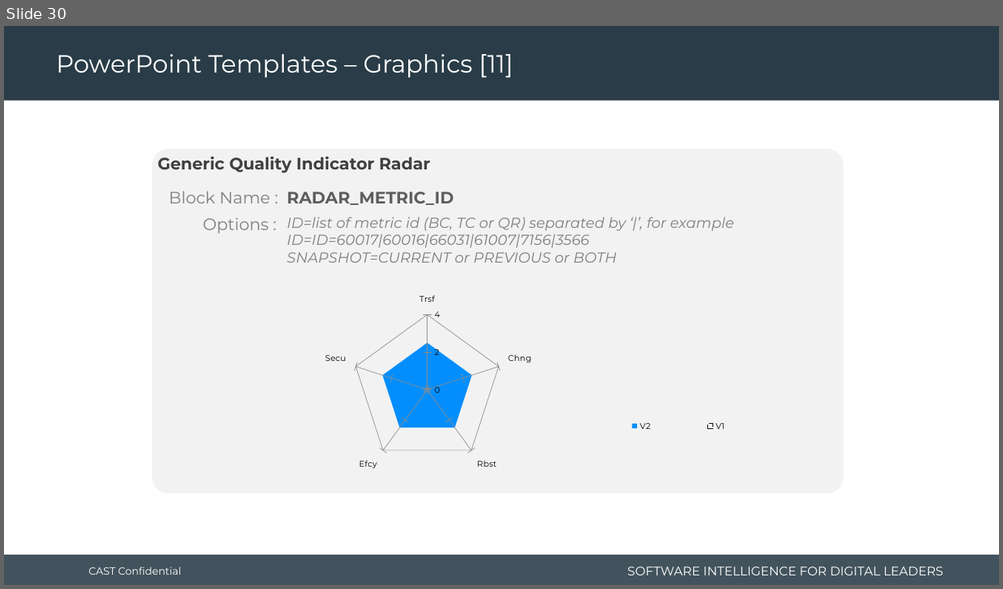
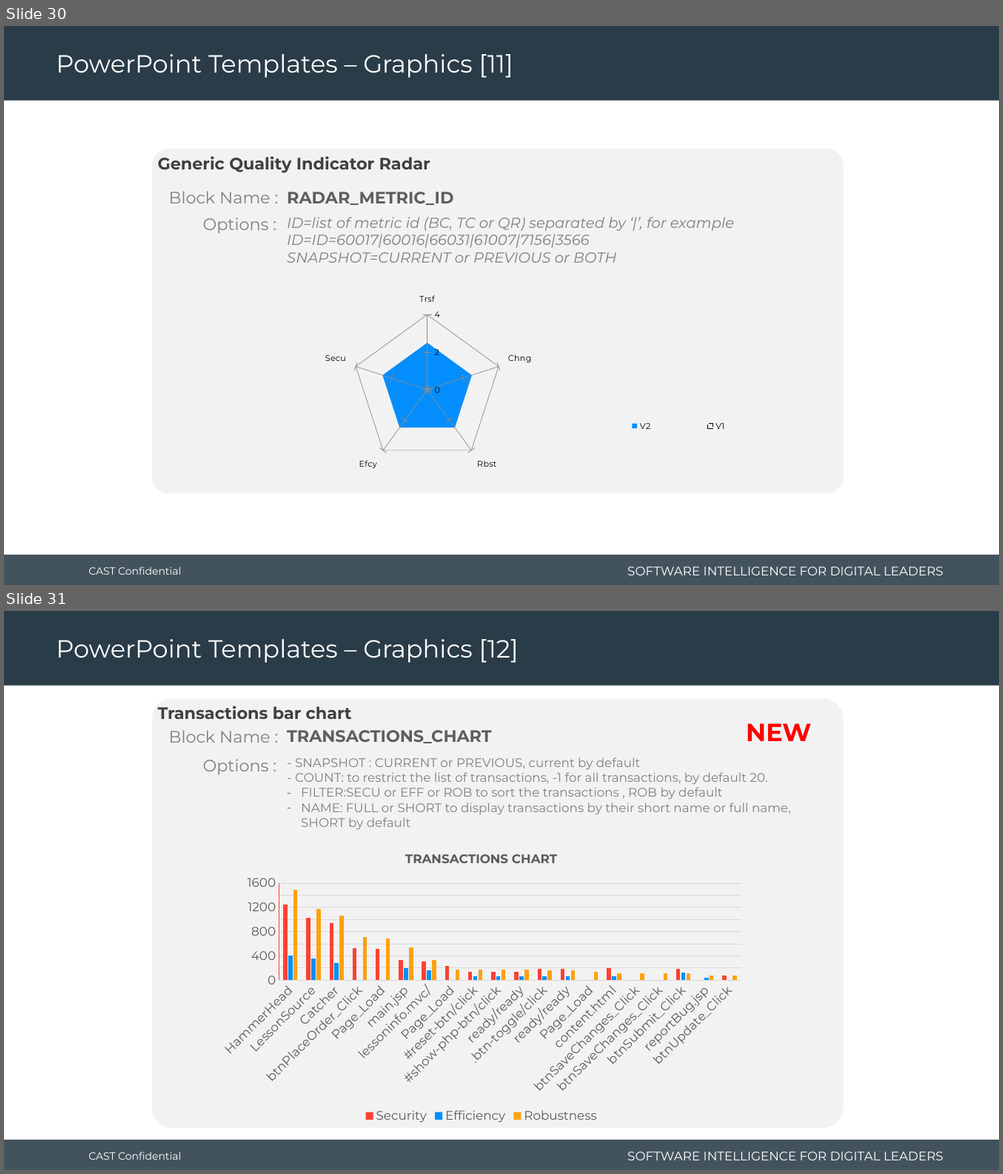
Before and after one commit to CAST-projects/CAST-ReportGenerator, a slide deck: CastReporting.Reporting.Core/Templates/Application/Component library/1- Powerpoint-components-library.pptx. Shown one above the other, each under a label of ours: slide 30 before the commit, slides 30 and 31 after it. The pictures are 1003x589 and 1003x1174 pixels, drawn with LibreOffice and Linux fonts; fonts in the diff are those of the drawing; background and template pictures are left out. Boxes give left, top, right and bottom in pixels: in the first picture for what was removed or moved away, otherwise in the second. Text is boxed around its words. In the diff, an @@ line names an element or a change of style, - is before the commit and + after.

Commit message:
REPORTGEN-783: add fullname option and update library reports templates

```diff
--- a/CastReporting.Reporting.Core/Templates/Application/Component library/1- Powerpoint-components-library.pptx
+++ b/CastReporting.Reporting.Core/Templates/Application/Component library/1- Powerpoint-components-library.pptx
@@ slide 31 added at bbox=[4, 611, 999, 1170], background #FFFFFF; not listed: 4 template elements that a slide beside it also shows @@
@@ title added at bbox=[56, 639, 518, 663], 24 pt, text #FFFFFF @@
+PowerPoint Templates – Graphics [12]
@@ text added at bbox=[745, 723, 811, 741], 24 pt, text #FF0000, bold @@
+NEW
@@ group added at bbox=[152, 698, 842, 1128]: 5 texts, 1 rounded rectangle @@
+Transactions bar chart
+TRANSACTIONS_CHART
+Block Name :
+- SNAPSHOT : CURRENT or PREVIOUS, current by default
+- COUNT: to restrict the list of transactions, -1 for all transactions, by default 20.
+– FILTER:SECU or EFF or ROB to sort the transactions , ROB by default
+– NAME: FULL or SHORT to display transactions by their short name or full name, SHORT by default
+Options :
@@ column chart added at bbox=[210, 839, 751, 1128] @@
+title "TRANSACTIONS CHART "
+categories: HammerHead, LessonSource, Catcher, btnPlaceOrder_Click, Page_Load, main.jsp, lessoninfo.mvc/, Page_Load, #reset-btn/click, #show-php-btn/click, ready/ready, .btn-toggle/click, ready/ready, Page_Load, content.html, btnSaveChanges_Click, btnSaveChanges_Click, btnSubmit_Click, reportBug.jsp, btnUpdate_Click
+Security: 1250, 1020, 950, 530, 520, 330, 310, 240, 130, 130, 130, 180, 180, 0, 200, 0, 0, 190, 0, 80
+Efficiency: 400, 360, 280, 0, 0, 200, 160, 0, 60, 60, 60, 60, 60, 0, 60, 0, 0, 120, 40, 0
+Robustness: 1490, 1180, 1070, 710, 690, 550, 330, 180, 170, 170, 170, 170, 170, 140, 120, 110, 110, 110, 80, 80
```
Also in this commit, not shown: 5 other files.
